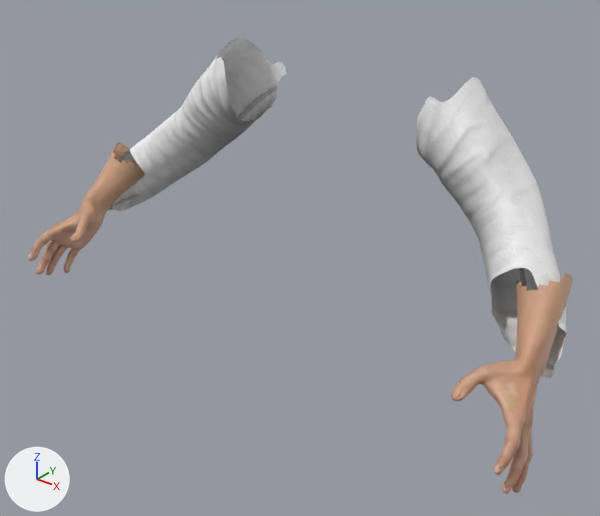
One commit to the glTF model public/models/fp_body.glb: the scene before it, then after it.
Before and after are seen from a 50 mm lens placed at (0.884, -1.236, 1.792), pointed at (0.036, -0.177, 1.135). The axes (+X, +Y, +Z) are drawn at lower left. The lights are the same throughout. The first picture is the older version. Vertices at exactly the same position are counted once.

In view in the first picture: 'fp_arms', 'fp_sleeve'.
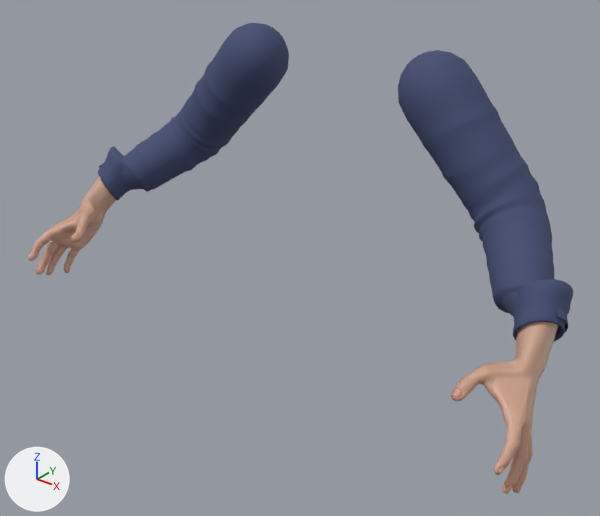
Edits to the scene script, one JSON object a line:
```json
{"block": "mat_jacket", "where": "n0 = _N.new('ShaderNodeBsdfPrincipled'); n0.name = 'Principled BSDF'"}
{"op": "add", "block": "mat_jacket", "code": "n0.inputs[0].default_value = (0.05, 0.07, 0.16, 1.0)  # 'Base Color', dark blue #3f4b6f"}
{"op": "remove", "block": "mat_jacket", "code": "n2 = _N.new('ShaderNodeTexImage'); n2.name = 'Image Texture'"}
{"op": "remove", "block": "mat_jacket", "code": "n2.image = img_male_casualsuit05_diffuse_sleeve"}
{"op": "remove", "block": "mat_jacket", "code": "n3 = _N.new('ShaderNodeNormalMap'); n3.name = 'Normal Map'"}
{"op": "remove", "block": "mat_jacket", "code": "n3.uv_map = 'UVMap'"}
{"op": "remove", "block": "mat_jacket", "code": "n4 = _N.new('ShaderNodeTexImage'); n4.name = 'Image Texture.001'"}
{"op": "remove", "block": "mat_jacket", "code": "n4.image = img_male_casualsuit05_normal_sleeve"}
{"op": "remove", "block": "mat_jacket", "code": "_L.new(n2.outputs[0], n0.inputs[0])  # 'Color' to 'Base Color'"}
{"op": "remove", "block": "mat_jacket", "code": "_L.new(n3.outputs[0], n0.inputs[5])  # 'Normal' to 'Normal'"}
{"op": "remove", "block": "mat_jacket", "code": "_L.new(n4.outputs[0], n3.inputs[1])  # 'Color' to 'Color'"}
{"block": "me_bs_hand_low_001", "where": "# used by ob_fp_arms; location = (0.0, 0.0, 0.0)"}
{"op": "remove", "block": "me_bs_hand_low_001", "code": "me_bs_hand_low_001.from_pydata(...)  # 6846 vertices, 13584 faces; spans x -0.553..0.553, y -0.371..-0.086, z 0.966..1.235"}
{"op": "add", "block": "me_bs_hand_low_001", "code": "me_bs_hand_low_001.from_pydata(...)  # 6640 vertices, 13184 faces; spans x -0.553..0.553, y -0.371..-0.111, z 0.966..1.227"}
{"block": "me_bs_hand_low_001", "change": "me_bs_hand_low_001 part 1"}
{"block": "me_bs_hand_low_001", "change": "103 vertices are removed from x 0.424..0.51, y -0.16..-0.086, z 1.156..1.235"}
{"block": "me_bs_hand_low_001", "change": "200 faces are deleted"}
{"block": "me_bs_hand_low_001", "change": "me_bs_hand_low_001 part 2"}
{"block": "me_bs_hand_low_001", "change": "103 vertices are removed from x -0.51..-0.424, y -0.16..-0.086, z 1.156..1.235"}
{"block": "me_bs_hand_low_001", "change": "200 faces are deleted"}
{"block": "me_male_casualsuit05_001", "where": "# used by ob_fp_sleeve; location = (0.0, 0.0, 0.0)"}
{"op": "remove", "block": "me_male_casualsuit05_001", "code": "me_male_casualsuit05_001.from_pydata(...)  # 7168 vertices, 13952 faces; spans x -0.53..0.53, y -0.191..0.082, z 1.087..1.465"}
{"op": "add", "block": "me_male_casualsuit05_001", "code": "me_male_casualsuit05_001.from_pydata(...)  # 4896 vertices, 9676 faces; spans x -0.528..0.528, y -0.204..0.048, z 1.116..1.501"}
{"block": "me_male_casualsuit05_001", "change": "me_male_casualsuit05_001 part 3: the loose piece of 3584 vertices spanning x 0.205..0.53, y -0.191..0.082, z 1.087..1.465 is rebuilt with 2412 vertices and now spans x 0.137..0.525, y -0.204..0.048, z 1.116..1.501"}
{"block": "me_male_casualsuit05_001", "change": "me_male_casualsuit05_001 part 4: the loose piece of 3584 vertices spanning x -0.53..-0.206, y -0.191..0.082, z 1.087..1.465 is rebuilt with 2412 vertices and now spans x -0.525..-0.137, y -0.204..0.048, z 1.116..1.501"}
{"block": "me_male_casualsuit05_001", "change": "me_male_casualsuit05_001 part 5: a new loose piece of 36 vertices spanning x 0.506..0.528, y -0.179..-0.136, z 1.138..1.195, in mat_jacket (dark blue #3f4b6f)"}
{"block": "me_male_casualsuit05_001", "change": "other edits to the shape of me_male_casualsuit05_001 do not show in these pictures"}
```

Pixel boxes [x1, y1, x2, y2] of what changed, in the pictures (600 x 516 px):
```json
{"object": "fp_sleeve", "change": "surface changed, reshaped", "before": [107, 38, 566, 378], "after": [98, 23, 573, 341], "on screen": "6% shorter"}
{"object": "fp_arms", "change": "reshaped", "before": [28, 141, 573, 494], "after": [28, 176, 559, 494]}
{"part": 1, "of": "me_bs_hand_low_001", "change": "deleted", "before": [516, 273, 573, 301]}
{"part": 2, "of": "me_bs_hand_low_001", "change": "deleted", "before": [114, 141, 145, 181]}
{"part": 3, "of": "me_male_casualsuit05_001", "change": "rebuilt", "before": [416, 77, 566, 378], "after": [398, 50, 573, 341], "on screen": "17% wider"}
{"part": 4, "of": "me_male_casualsuit05_001", "change": "rebuilt", "before": [107, 38, 287, 211], "after": [98, 23, 289, 200], "on screen": "6% wider"}
{"part": 5, "of": "me_male_casualsuit05_001", "change": "added", "after": [556, 307, 568, 333]}
```
